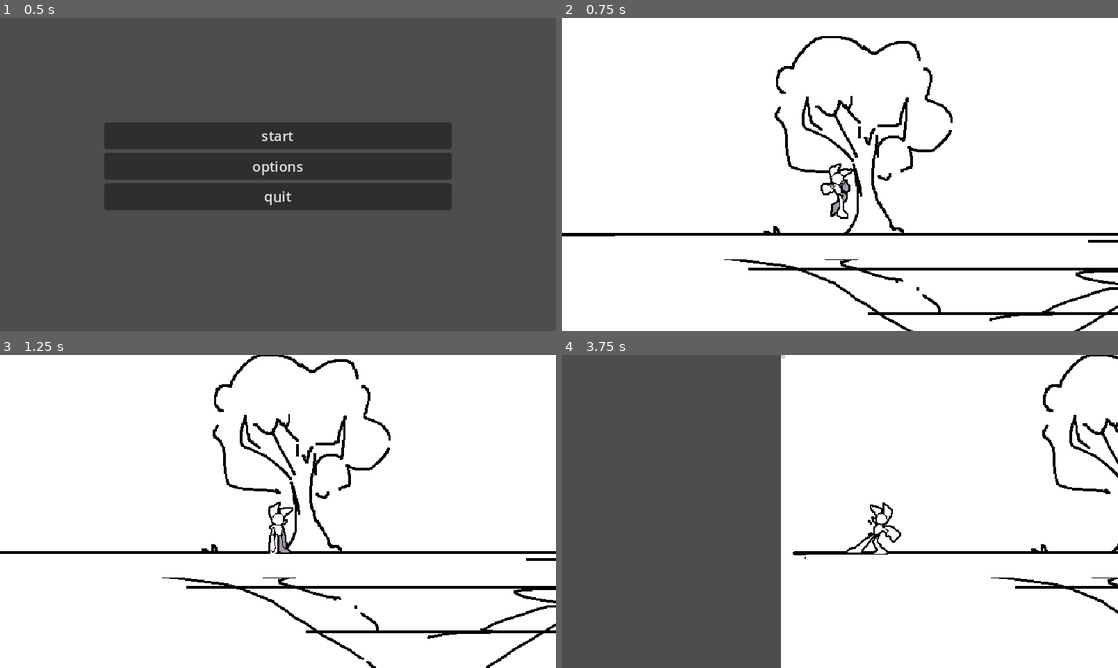
Above: before the commit, frames 1-4 (two rows, left to right).
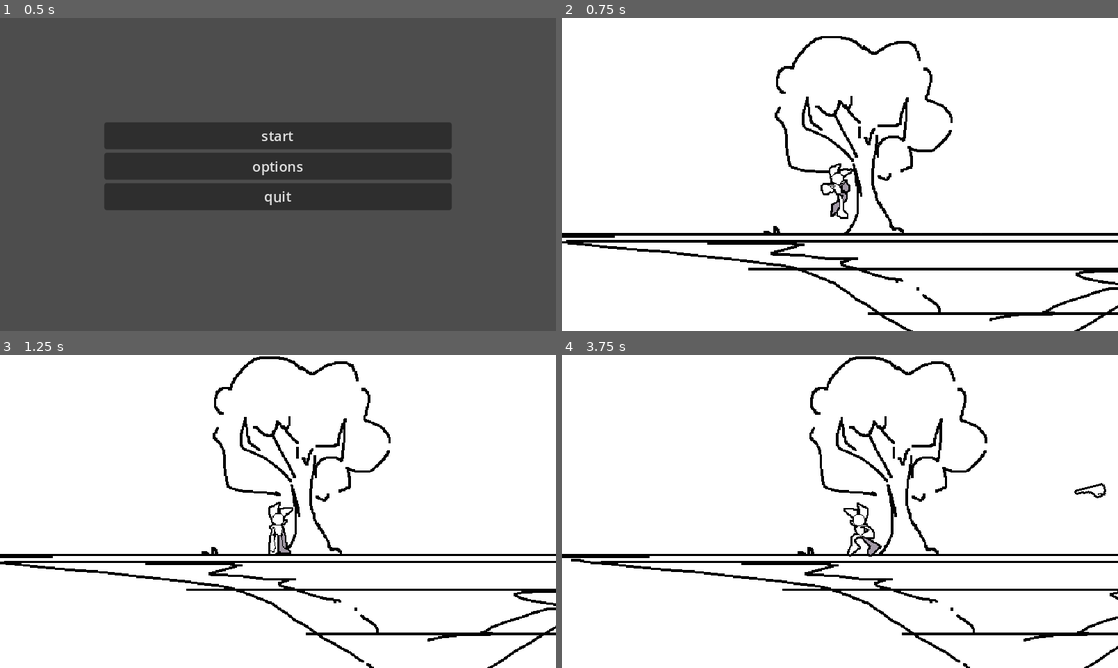
Above: after the commit, the same moments.

Repository: SZH217/game2
Game: Godot game, scene res://assets/scenes/main.tscn
The game is run twice, just before and just after one commit, with the same random seed, the same clock (stepped at 60 frames per second) and the same inputs. The engine's default icon, where the game draws it, is replaced by a stand-in: a white triangle on a blue panel in a dark square. Sound files missing from this copy of the repository are replaced by a short silence.
Inputs (mouse positions are in pixels of both pictures, inside the frame that each line leads up to):
- Up to frame 1 (0.5 s): no input
- Up to frame 2 (0.75 s): click "start" at 0.5 s
- Up to frame 3 (1.25 s): no input
- Up to frame 4 (3.75 s): tap Enter at 1.25 s; move the mouse to (962, 495) at 1.27 s; hold D (right) 1.28-2 s; click (962, 495) at 1.35 s; drag from (728, 527) to (812, 574) at 2.02 s; move the mouse to (895, 442) at 2.77 s; hold A (left) 2.78-3.5 s; right-click (895, 442) at 2.85 s; drag from (812, 574) to (673, 464) at 3.52 s

Frame 1 is identical in both runs. In frame 2, 1.4% of the frame differs, in the area x 0-95%, y 69-78%; in frame 3, 7.2%; in frame 4, 46%, in the area x 0-100%, y 0-100%.

Commit message:
исправил кое что

Diff:
--- a/assets/player/player.gd
+++ b/assets/player/player.gd
@@ -32,7 +32,7 @@
 func _ready() -> void:
 	add_to_group("hand_return")
 
-func _process(delta: float) -> void:
+func _process(_delta: float) -> void:
 	if velocity.x < 0 and !wall:
 		$sprite.flip_h = true
 	if velocity.x > 0 and !wall:
@@ -66,7 +66,7 @@
 			animation_player.play("handattack")
 
 
-func _physics_process(delta: float) -> void:
+func _physics_process(_delta: float) -> void:
 	if Input.is_action_just_pressed("action_pick") and not is_ability_picker_active:
 		# Slow down time (optional)
 		Engine.time_scale = 0.5
@@ -133,9 +133,9 @@
 			if $camera.offset.x < 0:
 				$camera.offset.x += offsetSpeed
 		if velocity.x > 0:
-			velocity.x -= speed / 4
+			velocity.x -= speed / 4.0
 		if velocity.x < 0:
-			velocity.x += speed / 4
+			velocity.x += speed / 4.0
 
 	# Jump logic with variable height
 	if Input.is_action_just_pressed("action_c"):
--- a/assets/scenes/pause.gd
+++ b/assets/scenes/pause.gd
@@ -1,6 +1,6 @@
 extends Control
 
-func _process(delta: float) -> void:
+func _process(_delta: float) -> void:
 	if Input.is_action_just_pressed("pause"):
 		visible = true
 
--- a/assets/scenes/platform.tscn
+++ b/assets/scenes/platform.tscn
@@ -9,11 +9,11 @@
 [node name="Platform" type="StaticBody2D"]
 
 [node name="MeshInstance2D" type="MeshInstance2D" parent="."]
-position = Vector2(320.5, 314.5)
+position = Vector2(3.05176e-05, 0)
 scale = Vector2(6.33, 0.27)
 mesh = SubResource("QuadMesh_rtg0r")
 
 [node name="CollisionShape2D" type="CollisionShape2D" parent="."]
-position = Vector2(320.5, 314.5)
+position = Vector2(3.05176e-05, 0)
 scale = Vector2(6.33, 0.27)
 shape = SubResource("RectangleShape2D_tkjng")
--- a/assets/scenes/world.tscn
+++ b/assets/scenes/world.tscn
@@ -597,7 +597,9 @@
 tile_set = SubResource("TileSet_io07y")
 
 [node name="Platform" parent="Platforms" instance=ExtResource("2_gerlx")]
-position = Vector2(-320, 48)
+visible = false
+position = Vector2(207, 351)
+scale = Vector2(1.56, 0.36)
 
 [node name="Platform5" parent="Platforms" instance=ExtResource("8_jyp76")]
 position = Vector2(612, -74)
@@ -615,11 +617,7 @@
 volume_db = -13.0
 
 [node name="enemy" parent="." instance=ExtResource("10_64lvh")]
-position = Vector2(571, 260)
-bullet = ExtResource("9_p6kdw")
-
-[node name="enemy2" parent="." instance=ExtResource("10_64lvh")]
-position = Vector2(1108, 278)
+position = Vector2(578, 255)
 bullet = ExtResource("9_p6kdw")
 
 [node name="player" parent="." instance=ExtResource("9_rl4nj")]
--- a/assets/scripts/ability_picker.gd
+++ b/assets/scripts/ability_picker.gd
@@ -39,6 +39,6 @@
 func _on_ability_right_leg_mouse_exited() -> void:
 	_sscale_sprite(ability_right_leg, 1.0)
 # Helper function to scale the sprite
-func _sscale_sprite(area: Area2D, scale: float) -> void:
+func _sscale_sprite(area: Area2D, scale2: float) -> void:
 	var sprite = area.get_child(0)
-	sprite.scale = Vector2(scale, scale)  # Debugging output
+	sprite.scale = Vector2(scale2, scale2)  # Debugging output
--- a/assets/scripts/enemy.gd
+++ b/assets/scripts/enemy.gd
@@ -20,7 +20,7 @@
 	anim.play("idle")  # Устанавливаем анимацию по умолчанию
 
 # Called every frame. 'delta' is the elapsed time since the previous frame.
-func _process(delta: float) -> void:
+func _process(_delta: float) -> void:
 	if playerHere and playerClose:
 		anim.play("aim")  # Если игрок близко, переходим в анимацию aim
 		shoot()
--- a/assets/scripts/main.gd
+++ b/assets/scripts/main.gd
@@ -6,8 +6,6 @@
 	var game_scene = "res://assets/scenes/world.tscn"
 	get_tree().change_scene_to_file(game_scene)
 
-
-
 func _on_options_pressed() -> void:
 	$settings.visible = true
 
--- a/assets/scripts/settings.gd
+++ b/assets/scripts/settings.gd
@@ -14,7 +14,7 @@
 
 
 # Called every frame. 'delta' is the elapsed time since the previous frame.
-func _process(delta: float) -> void:
+func _process(_delta: float) -> void:
 	if fullscreen:
 		$image/TextureRect/points/ScrollContainer/GridContainer/resolution.disabled = true
 		var FullscreenSize = DisplayServer.window_get_size()
